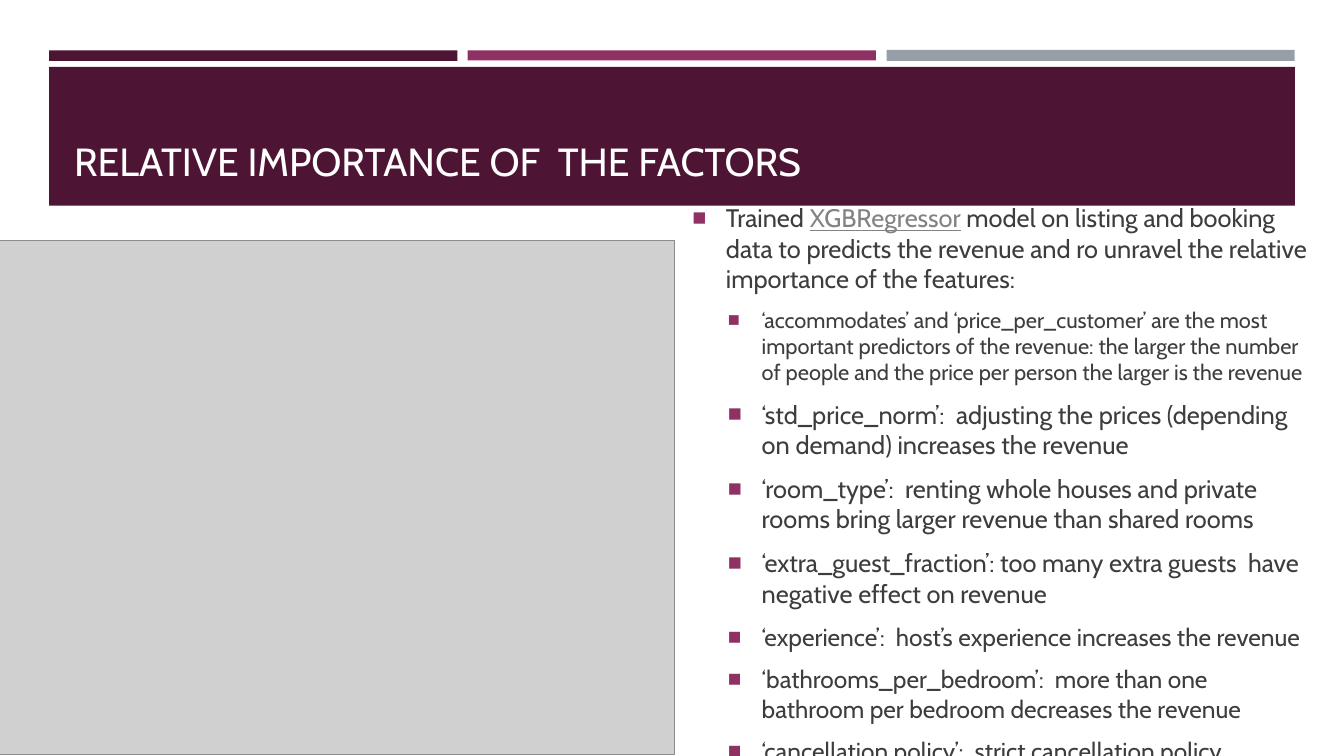
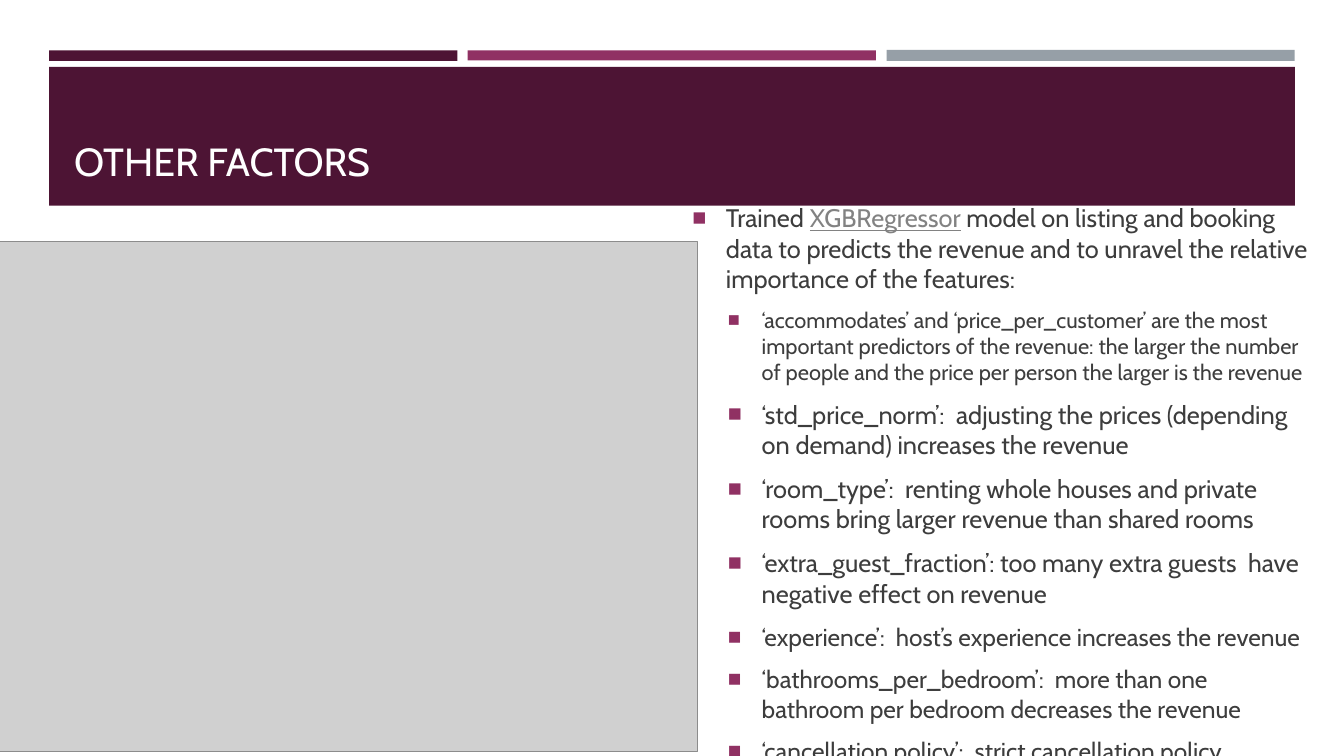
Before and after one commit to ivanovdmitri/Seattle_Airbnb_2017_DI, a slide deck: slide 10 of Seattle_Airbnb_2017_DI.pptx. Drawn at 1344x756 pixels with LibreOffice and Linux fonts; fonts in the diff are those of the drawing; grey boxes stand for pictures. Boxes give left, top, right and bottom in pixels: in the first picture for what was removed or moved away, otherwise in the second. Text is boxed around its words. In the diff, an @@ line names an element or a change of style, - is before the commit and + after.

Commit message:
updating error bars on the feature importance plots and adding numbers for the regression plots

```diff
--- a/Seattle_Airbnb_2017_DI.pptx
+++ b/Seattle_Airbnb_2017_DI.pptx
@@ title at (x1=74, y1=148, x2=370, y2=177): text changed @@
-RELATIVE IMPORTANCE OF THE FACTORS
+OTHER FACTORS
@@ text at (x1=726, y1=208, x2=1308, y2=294): text changed @@
-■ Trained XGBRegressor model on listing and booking data to predicts the revenue and ro unravel the relative importance of the features:
+■ Trained XGBRegressor model on listing and booking data to predicts the revenue and to unravel the relative importance of the features:
@@ picture resized from (x1=0, y1=240, x2=675, y2=754) to (x1=0, y1=242, x2=698, y2=752) @@
```
Also in this commit, not shown: 1 other slide changed, 1 other file.
